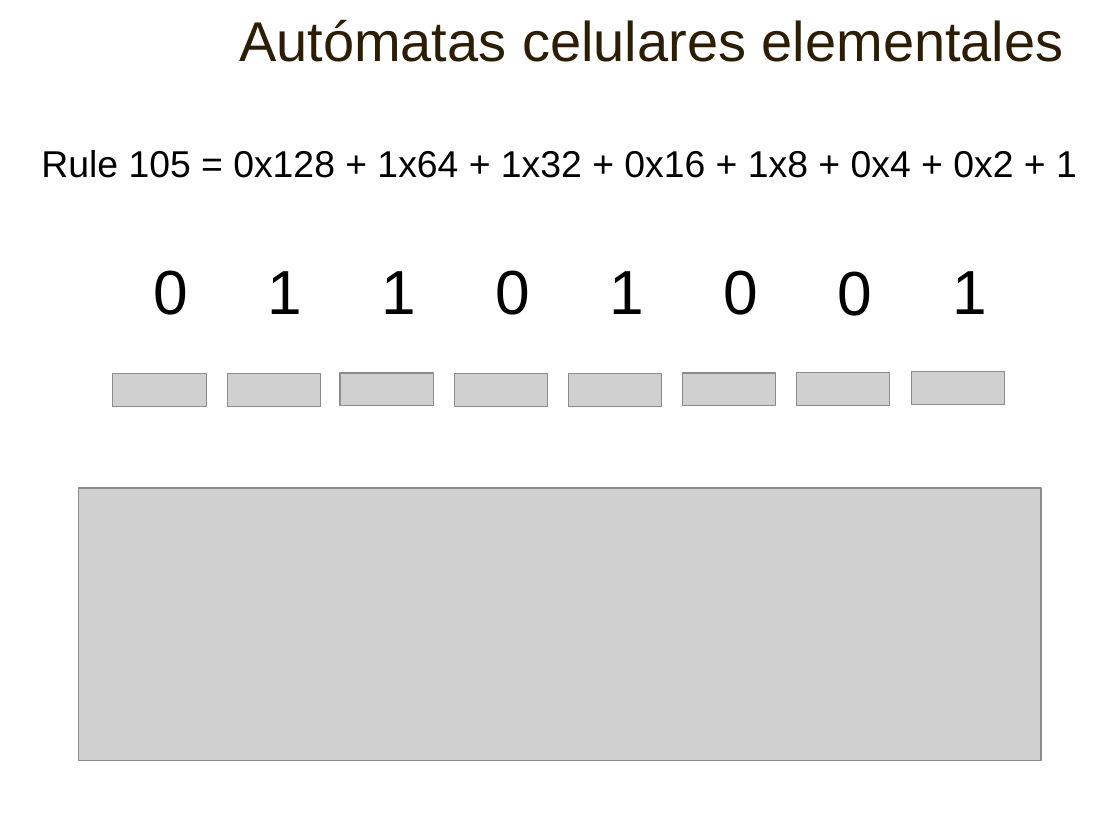
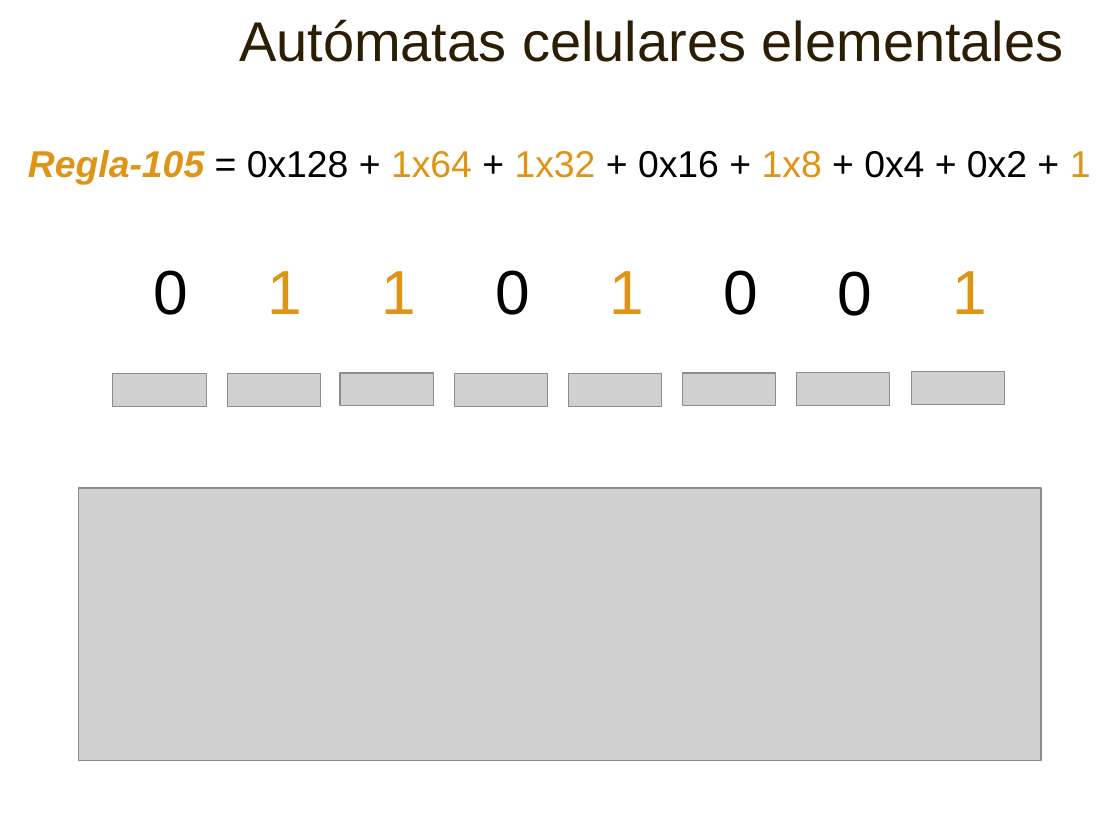
Before and after one commit to gasparalfaro/Tesis-Tesis, a slide deck: slide 15 of Presentacion/Thesis Presentation Gaspar Alfaro.pptx. Drawn at 1120x840 pixels with LibreOffice and Linux fonts; fonts in the diff are those of the drawing; grey boxes stand for pictures. Boxes give left, top, right and bottom in pixels: in the first picture for what was removed or moved away, otherwise in the second. Text is boxed around its words. In the diff, an @@ line names an element or a change of style, - is before the commit and + after.

```diff
--- a/Presentacion/Thesis Presentation Gaspar Alfaro.pptx
+++ b/Presentacion/Thesis Presentation Gaspar Alfaro.pptx
@@ text at (28, 150, 1091, 185): text changed @@
-Rule 105 = 0x128 + 1x64 + 1x32 + 0x16 + 1x8 + 0x4 + 0x2 + 1
+Regla-105 = 0x128 + 1x64 + 1x32 + 0x16 + 1x8 + 0x4 + 0x2 + 1
@@ text colour #000000 to #DE9415 in 4 elements at (268, 271, 303, 314), (381, 271, 416, 314), (609, 271, 644, 314), (952, 271, 987, 314) @@
```
Also in this commit, not shown: 26 other slides changed, 1 slide added.
